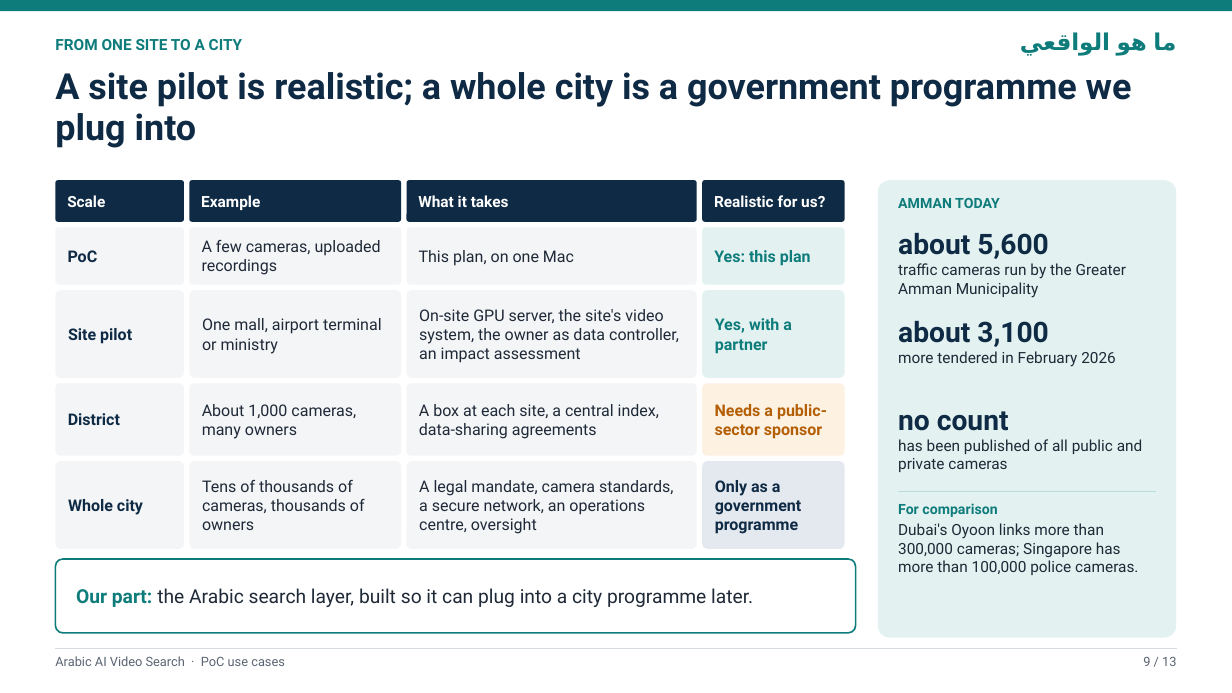
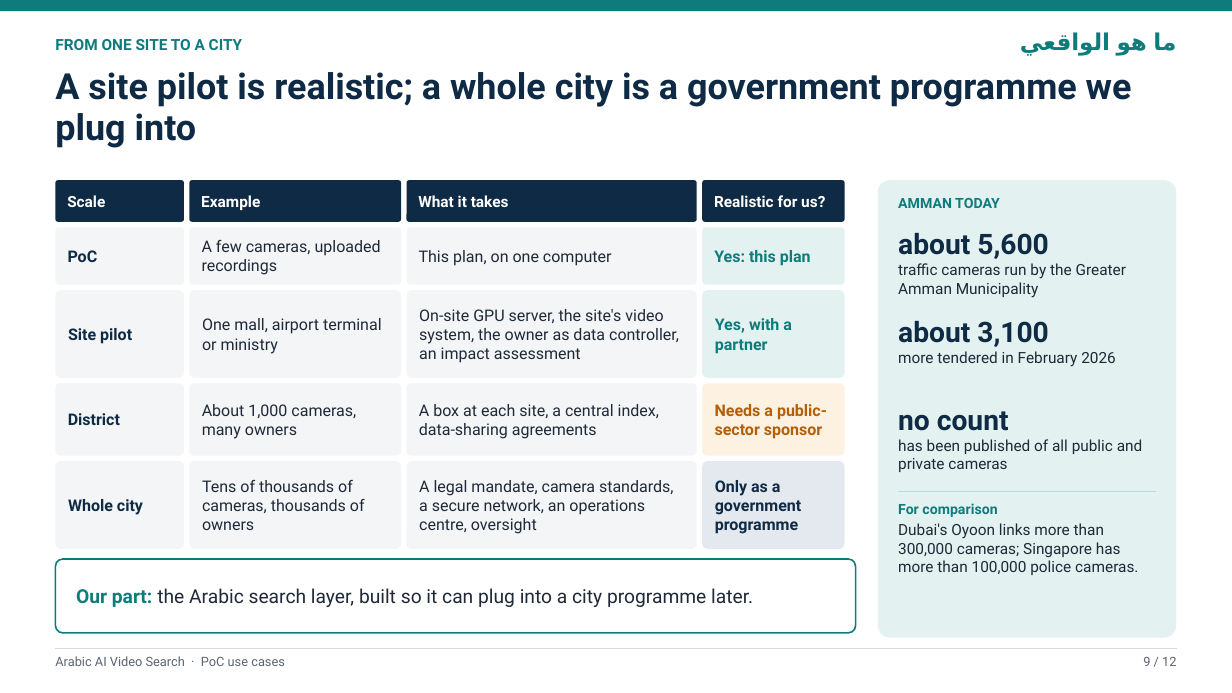
Before and after one commit to AhmadHammadPresight/arabic-video-search, a slide deck: slide 9 of docs/deck/arabic-video-search-use-cases.pptx. Drawn at 1232x693 pixels with LibreOffice and Linux fonts; fonts in the diff are those of the drawing. Boxes give left, top, right and bottom in pixels: in the first picture for what was removed or moved away, otherwise in the second. Text is boxed around its words. In the diff, an @@ line names an element or a change of style, - is before the commit and + after.

```diff
--- a/docs/deck/arabic-video-search-use-cases.pptx
+++ b/docs/deck/arabic-video-search-use-cases.pptx
@@ text in rounded rectangle at box(419, 250, 612, 266): text changed @@
-This plan, on one Mac
+This plan, on one computer
@@ text at box(1143, 657, 1176, 666): text changed @@
-9 / 13
+9 / 12
```
Also in this commit, not shown: 10 other slides changed, 1 slide removed, 1 other file.
